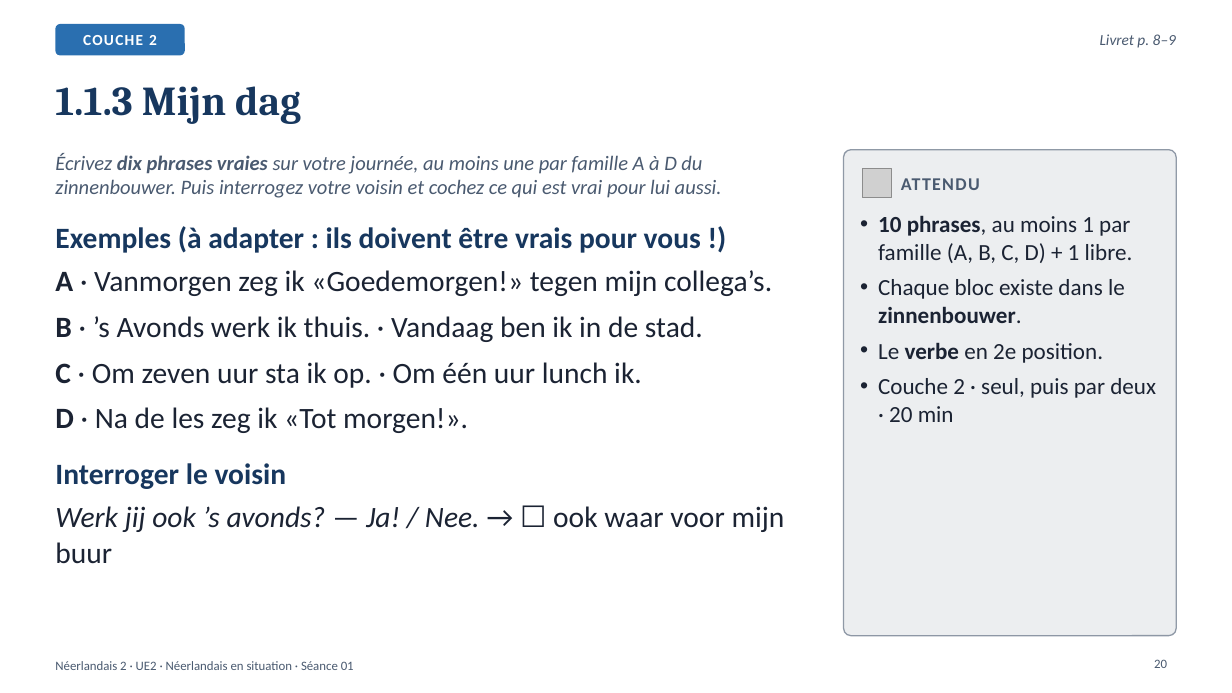
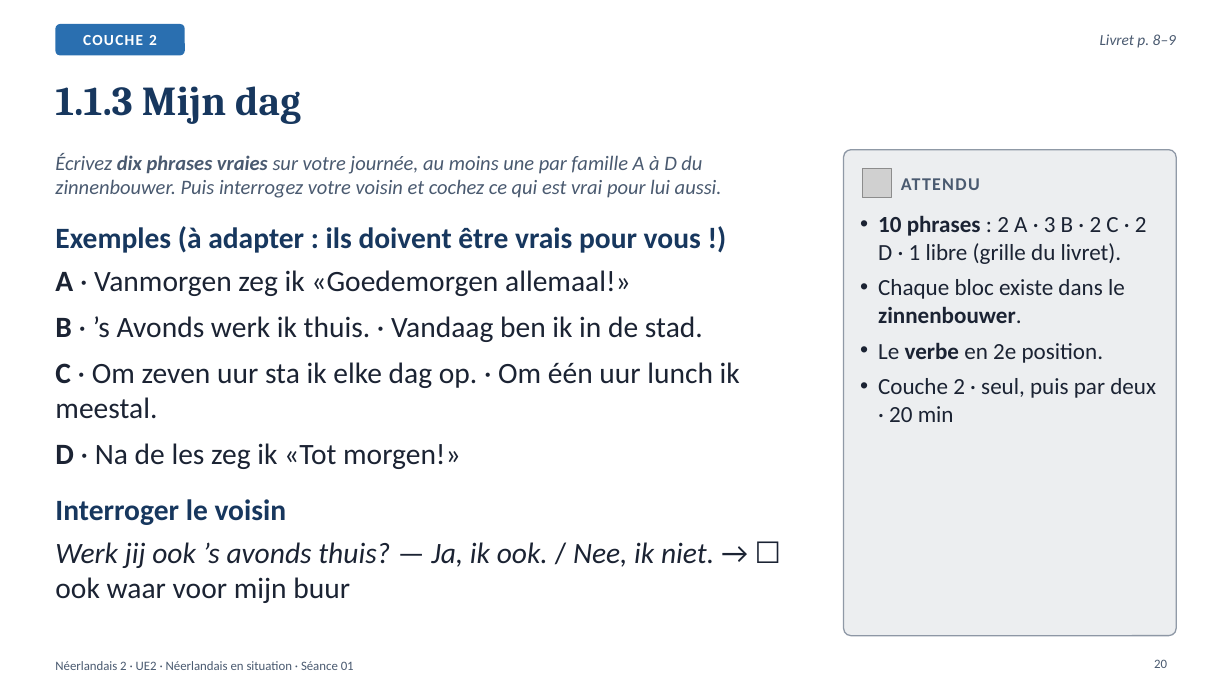
Before and after one commit to ajouniaux/talenleren, a slide deck: slide 20 of neerlandais2/powerpoints/Seance_01_Kennismaking_Goedemorgen.pptx. Drawn at 1232x693 pixels with LibreOffice and Linux fonts; fonts in the diff are those of the drawing; grey boxes stand for pictures. Boxes give left, top, right and bottom in pixels: in the first picture for what was removed or moved away, otherwise in the second. Text is boxed around its words. In the diff, an @@ line names an element or a change of style, - is before the commit and + after.

```diff
--- a/neerlandais2/powerpoints/Seance_01_Kennismaking_Goedemorgen.pptx
+++ b/neerlandais2/powerpoints/Seance_01_Kennismaking_Goedemorgen.pptx
@@ text at (x1=878, y1=215, x2=1147, y2=264): text changed @@
-• 10 phrases, au moins 1 par famille (A, B, C, D) + 1 libre.
+• 10 phrases : 2 A · 3 B · 2 C · 2 D · 1 libre (grille du livret).
@@ text at (x1=55, y1=270, x2=631, y2=296): text changed @@
-A · Vanmorgen zeg ik «Goedemorgen!» tegen mijn collega’s.
+A · Vanmorgen zeg ik «Goedemorgen allemaal!»
@@ text at (x1=55, y1=362, x2=740, y2=469): text changed @@
-C · Om zeven uur sta ik op. · Om één uur lunch ik.
-D · Na de les zeg ik «Tot morgen!».
+C · Om zeven uur sta ik elke dag op. · Om één uur lunch ik meestal.
+D · Na de les zeg ik «Tot morgen!»
@@ text at (x1=55, y1=542, x2=714, y2=603): text changed @@
-Werk jij ook ’s avonds? — Ja! / Nee. → ☐ ook waar voor mijn buur
+Werk jij ook ’s avonds thuis? — Ja, ik ook. / Nee, ik niet. → ☐ ook waar voor mijn buur
```
Also in this commit, not shown: 18 other slides changed, 1 other file.
